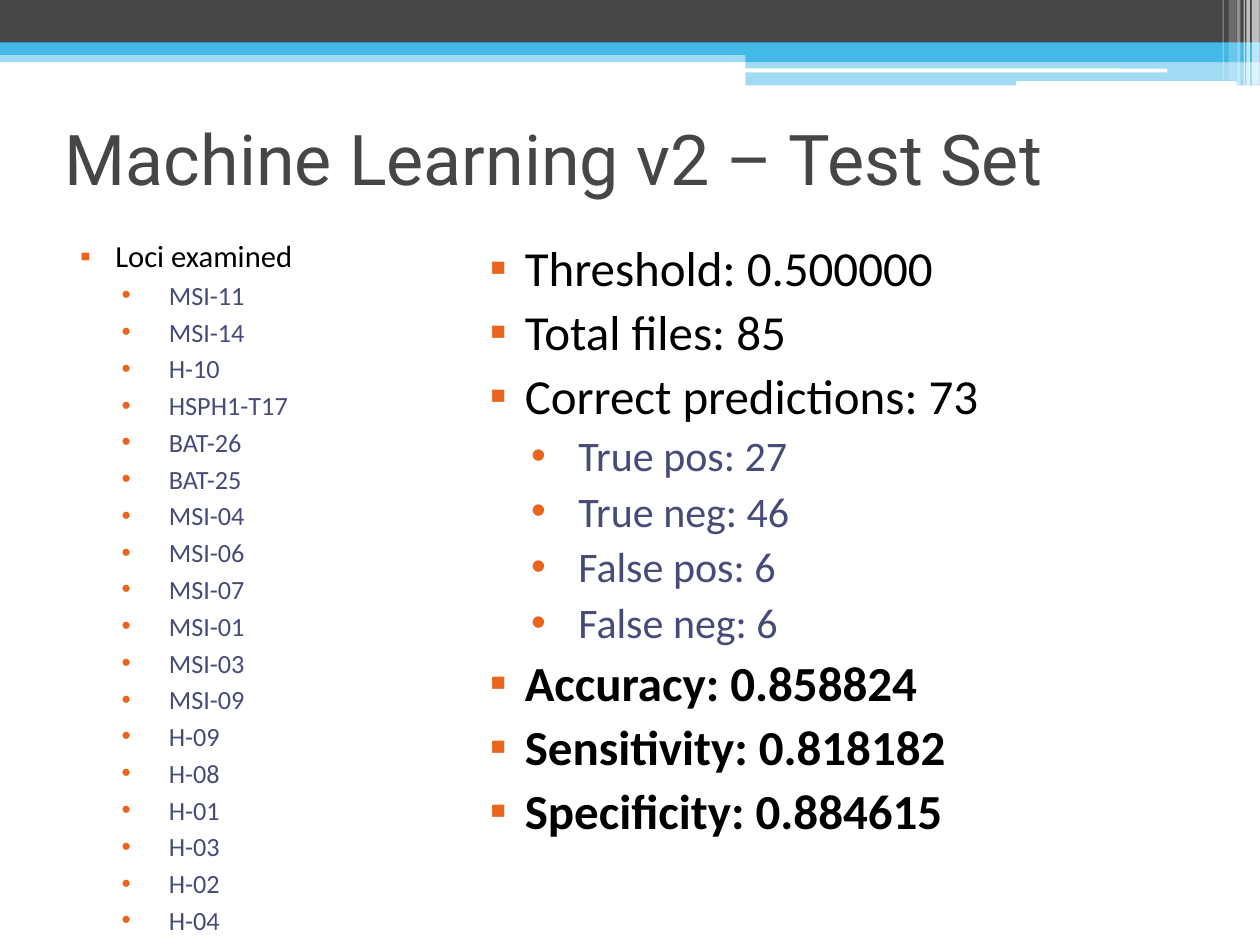
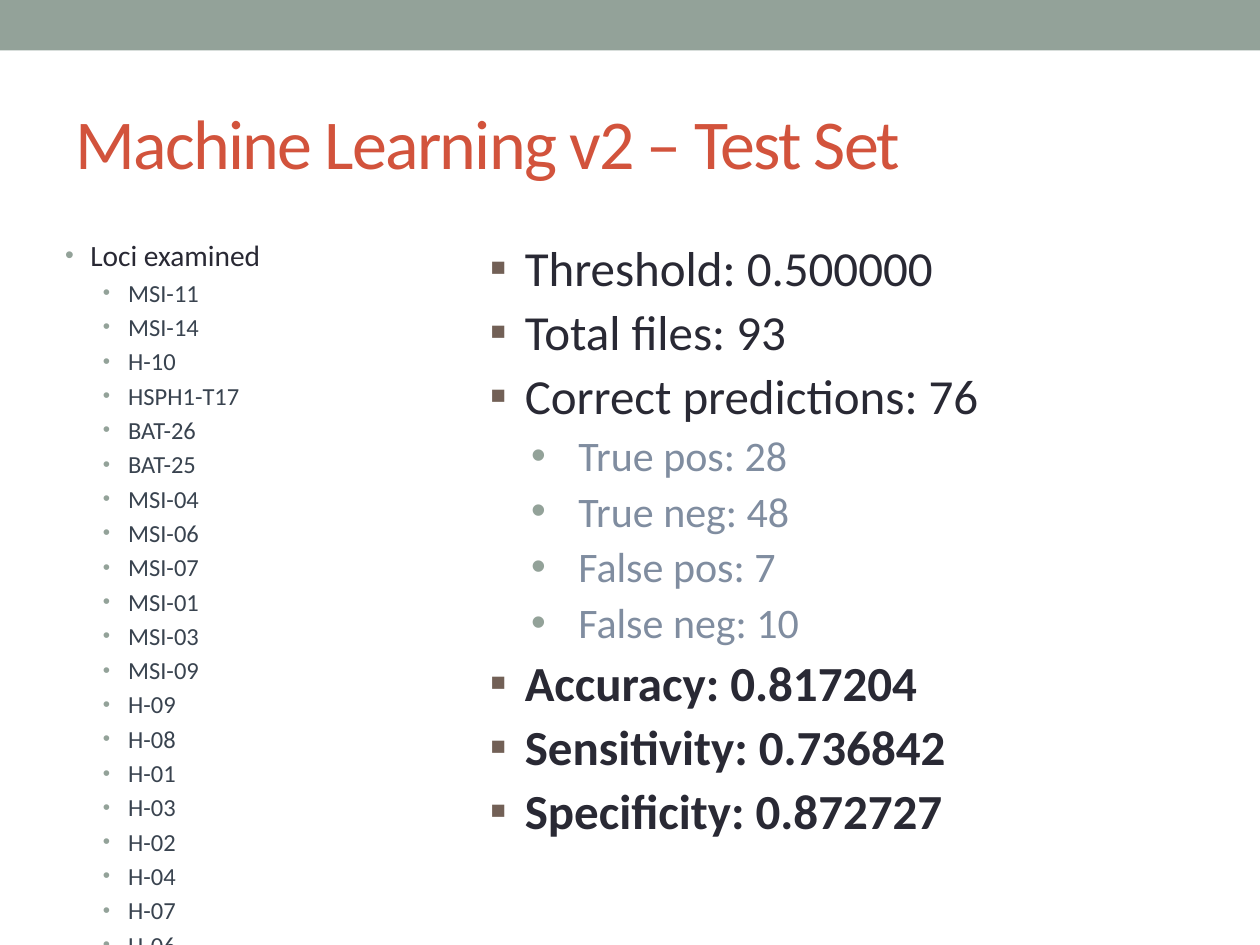
Before and after one commit to lailamargaret/Stanford-2018, a slide deck: slide 28 of MSI Project Presentation.pptx (slide 23 before the commit). Drawn at 1260x945 pixels with LibreOffice and Linux fonts; fonts in the diff are those of the drawing. Boxes give left, top, right and bottom in pixels: in the first picture for what was removed or moved away, otherwise in the second. Text is boxed around its words. In the diff, an @@ line names an element or a change of style, - is before the commit and + after.

```diff
--- a/MSI Project Presentation.pptx
+++ b/MSI Project Presentation.pptx
@@ rectangle: place and size @@
-rectangle at <box>0,0,1260,43</box>
+rectangle at <box>0,0,1260,50</box>
@@ rectangle at <box>0,0,1260,50</box>: fill #464646 to #93A299 @@
@@ rectangle removed at <box>1222,0,1223,81</box> @@
@@ rectangle removed at <box>1228,0,1236,81</box> @@
@@ rectangle removed at <box>1237,0,1241,86</box> @@
@@ rectangle removed at <box>1244,0,1245,86</box> @@
@@ rectangle removed at <box>1246,0,1250,86</box> @@
@@ rectangle removed at <box>1252,0,1260,86</box> @@
@@ rectangle removed at <box>0,50,1260,62</box> @@
@@ rectangle removed at <box>0,43,1260,55</box> @@
@@ rectangle removed at <box>746,49,1260,62</box> @@
@@ title "Machine Learning v2 – Test ...": place and size @@
-title "Machine Learning v2 – Test ..." at <box>65,132,1041,200</box>
+title "Machine Learning v2 – Test ..." at <box>76,120,900,181</box>
@@ title "Machine Learning v2 – Test ..." at <box>76,120,900,181</box>: font Roboto to Calibri, text colour #464646 to #D2533C, letter spacing 0 to -1 pt @@
@@ rounded rectangle removed at <box>745,68,1167,72</box> @@
@@ rectangle removed at <box>746,60,1260,86</box> @@
@@ rounded rectangle removed at <box>1016,81,1236,86</box> @@
@@ text "Loci examined" at <box>90,245,260,919</box>: size 17.5 to 16.8 pt, text colour #000000 to #292934 in "Loci examined"; size 15 to 14 pt, text colour #474B78 to #394350; bullet ▪ to •; bullet colour #EB641B to #93A299; indent changed @@
@@ text at <box>525,252,933,287</box>: text colour #000000 to #292934 in "Threshold: 0.500000"; bullet colour #EB641B to #726056 @@
@@ text at <box>525,316,979,837</box>: text changed; text colour #000000 to #292934 @@
-▪ Total files: 85
-▪ Correct predictions: 73
-  • True pos: 27
-  • True neg: 46
-  • False pos: 6
-  • False neg: 6
-▪ Accuracy: 0.858824
-▪ Sensitivity: 0.818182
-▪ Specificity: 0.884615
+▪ Total files: 93
+▪ Correct predictions: 76
+  • True pos: 28
+  • True neg: 48
+  • False pos: 7
+  • False neg: 10
+▪ Accuracy: 0.817204
+▪ Sensitivity: 0.736842
+▪ Specificity: 0.872727
```
Also in this commit, not shown: 23 other slides changed, 10 slides added, 3 slides removed.
